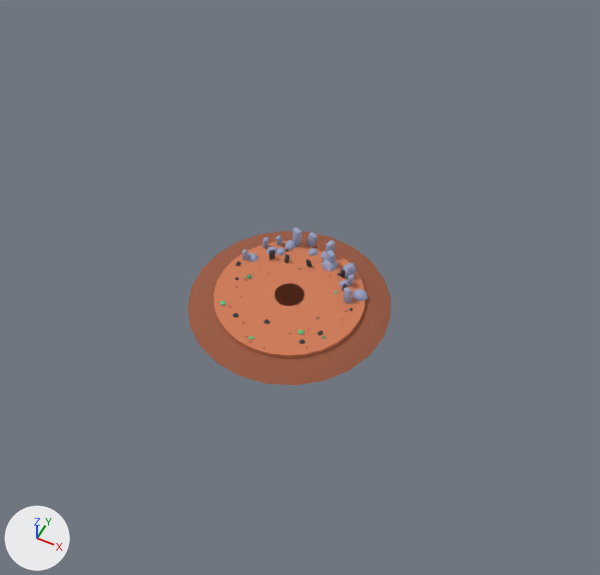
A saved change to the glTF model game/assets/3d/env/crag_pup.glb.
Both versions are drawn from a camera (50 mm lens) standing at (20.2, -38.5, 49.4) and looking at (2.0, -2.2, 4.0). Every picture has the same lights, and +X, +Y and +Z are marked at lower left. The older version comes first. Vertices at exactly the same position are counted once.

Before the edit, the objects in view are built like this:
```python
me_cone = bpy.data.meshes.new('Cone')
me_cone.from_pydata(...)  # 1424 vertices, 2552 faces; spans x -8.1..8.1, y -8.1..8.1, z -0.9..1.6
me_cone.materials.append(mat_colormap)  # picture img_colormap
ob_cragpupground = bpy.data.objects.new('CragPupGround', me_cone)
ob_cragpupground.location = (0.0, 0.0, 0.0)
```
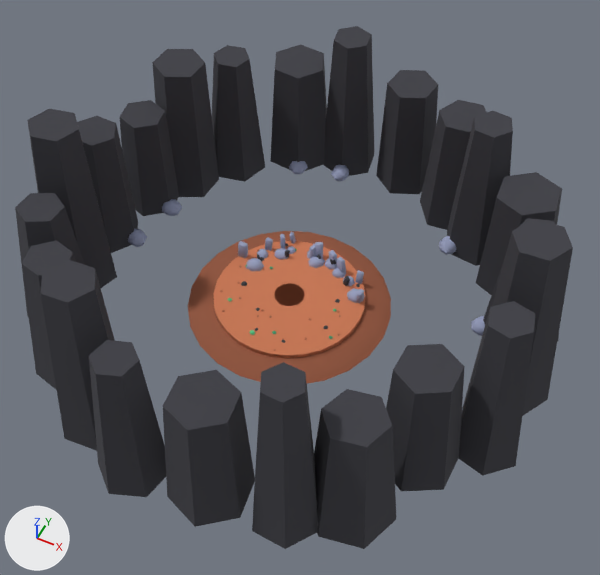
Where the change shows, as pixel boxes [x1, y1, x2, y2] in the pictures (600 x 575 px; the box of a moved part takes in the faces that stretch with it):
'CragPupGround', reshaped (174% wider, 230% taller): before [188, 227, 391, 385]; after [15, 26, 573, 549]
part 1 of me_cone, moved or reshaped: before [352, 289, 368, 301]; after [471, 316, 485, 336]
part 2 of me_cone, moved or reshaped: before [343, 263, 357, 276]; after [439, 236, 456, 255]
part 3 of me_cone, moved or reshaped (not visible before): after [331, 164, 349, 181]
part 4 of me_cone, moved or reshaped: before [233, 313, 239, 318]; after [289, 161, 308, 174]
part 5 of me_cone, moved or reshaped (not visible before): after [162, 199, 182, 216]
part 6 of me_cone, moved or reshaped (not visible before): after [128, 228, 147, 247]
part 7 of me_cone, rebuilt: before [327, 250, 335, 263]; after [329, 250, 337, 262]
part 8 of me_cone, deleted: before [220, 232, 351, 343]
part 9 of me_cone, built on: before [236, 227, 354, 288]; after [227, 232, 365, 343]
part 10 of me_cone, added: after [15, 26, 573, 549]

Edits to the bpy script that builds the scene:
```text
Change me_cone:
    used by ob_cragpupground; location = (0.0, 0.0, 0.0)
    remove me_cone.from_pydata(...)  # 1424 vertices, 2552 faces; spans x -8.1..8.1, y -8.1..8.1, z -0.9..1.6
    add me_cone.from_pydata(...)  # 1918 vertices, 3412 faces; spans x -19.7..20.9, y -20.4..20.7, z -1.1..14.1
    me_cone part 1: the loose piece of 23 vertices spanning x 4.4..5.7, y 1.8..2.9, z -0.5..0.5 is turned -141 degrees about the z axis through its middle and scaled by 1.43, then moved by (9.6, 1.5, -0.2)
    me_cone part 2: the loose piece of 23 vertices spanning x 2.5..3.7, y 3.8..5.1, z -0.5..0.5 is turned 161.5 degrees about the z axis through its middle and scaled by 1.38, then moved by (6.2, 6.6, -0.2)
    me_cone part 3: the loose piece of 23 vertices spanning x 0.7..1.2, y 4.2..4.7, z -0.2..0.2 is turned -41 degrees about the z axis through its middle and scaled by 3.5, then moved by (-3.5, 10.9, -0.1)
    me_cone part 4: the loose piece of 23 vertices spanning x -3.0..-2.5, y -4.0..-3.5, z -0.2..0.2 is turned 82 degrees about the z axis through its middle and scaled by 3.63, then moved by (-3.7, 18.2, -0.1)
    me_cone part 5: the loose piece of 23 vertices spanning x -4.7..-4.4, y -0.5..-0.2, z -0.2..0.1 is turned 52.3 degrees about the z axis through its middle and scaled by 5.27, then moved by (-9.3, 4.9, -0.1)
    me_cone part 6: the loose piece of 23 vertices spanning x 4.8..5.1, y 0.6..0.9, z -0.2..0.1 is scaled about its middle by (-5.48, -5.35, 5.44), then moved by (-19.5, -0.7, -0.1)
    me_cone part 7: the loose piece of 24 vertices spanning x 1.1..1.9, y 4.0..4.9, z -0.5..1.4 is rebuilt with 24 vertices and now spans x 1.3..2.0, y 4.2..4.9, z -0.4..1.4
    me_cone part 8: 19 loose pieces with 380 vertices, spanning x -5.2..4.7, y -5.7..6.0, z -0.5..1.5, are deleted
    me_cone part 9: 13 vertices moved within x -5.0..3.5, y 0.9..4.7, z -0.3..0.1; 380 vertices removed from x -5.5..4.1, y 0.8..5.8, z -0.6..1.6; 990 vertices added at x -5.8..5.5, y -4.9..5.6, z -0.6..1.5
    me_cone part 10: 264 vertices added at x -19.7..20.9, y -20.4..20.7, z -1.1..14.1
    other edits to the shape of me_cone do not show in these pictures
```
